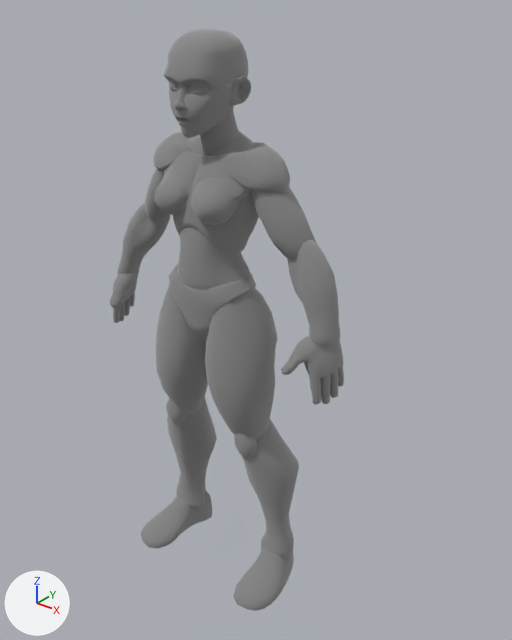
Before and after pictures for a commit that changed the FBX model server-file/public/models/characters/HUMAN_FEMALE/HUMAN_FEMALE.fbx.
Camera for both pictures: a camera (50 mm lens) standing at (1.71, -1.9, 2.42) and looking at (0.11, 0.1, 1.18). The axes (+X, +Y, +Z) are drawn at lower left. The lights are the same throughout.

The first picture shows 'HumanFemale'.
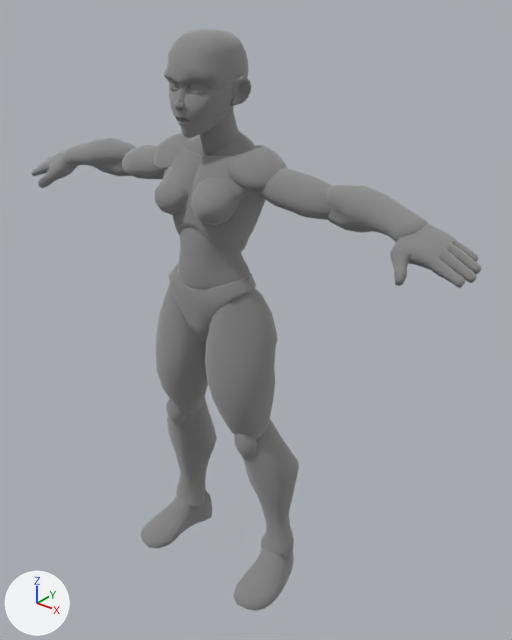
Changed parts and their boxes (x1, y1, x2, y2) in the pictures (512 x 640 px; the box of a moved part takes in the faces that stretch with it):
'HumanFemale', reshaped (92% wider): before (110, 29, 344, 611); after (31, 29, 481, 611)
part 1 of me_humanfemale, moved or reshaped: before (117, 203, 170, 275); after (63, 138, 137, 176)
part 2 of me_humanfemale, moved or reshaped: before (110, 270, 139, 323); after (31, 150, 79, 188)
part 3 of me_humanfemale, moved or reshaped: before (287, 240, 340, 347); after (325, 185, 428, 242)
part 4 of me_humanfemale, moved or reshaped: before (281, 336, 344, 404); after (390, 224, 481, 288)
part 5 of me_humanfemale, moved or reshaped: before (145, 132, 316, 260); after (122, 133, 333, 220)

Diff of the bpy script that builds the scene:
```diff
--- a/server-file/public/models/characters/HUMAN_FEMALE/HUMAN_FEMALE.fbx.py
+++ b/server-file/public/models/characters/HUMAN_FEMALE/HUMAN_FEMALE.fbx.py
@@ me_humanfemale @@
 # used by ob_humanfemale; location = (0.0, 0.0, 0.0)
-me_humanfemale.from_pydata(...)  # 6684 vertices, 6652 faces; spans x -0.57..0.57, y -0.23..0.18, z 0.0..2.26
+me_humanfemale.from_pydata(...)  # 6704 vertices, 6672 faces; spans x -1.03..1.03, y -0.23..0.18, z 0.0..2.26
+# me_humanfemale part 1: the loose piece of 210 vertices spanning x -0.55..-0.31, y -0.07..0.11, z 1.24..1.6 is turned 59.6 degrees about the y axis through its middle, then moved by (-0.21, 0.0, 0.31)
+# me_humanfemale part 2: the loose piece of 576 vertices spanning x -0.57..-0.43, y -0.17..0.05, z 1.03..1.29 is turned 59.6 degrees about the y axis through its middle, then moved by (-0.39, 0.0, 0.5)
+# me_humanfemale part 3: the loose piece of 210 vertices spanning x 0.31..0.55, y -0.07..0.11, z 1.24..1.6 is turned -59.6 degrees about the y axis through its middle, then moved by (0.21, 0.0, 0.31)
+# me_humanfemale part 4: the loose piece of 576 vertices spanning x 0.43..0.57, y -0.17..0.05, z 1.03..1.29 is turned -59.6 degrees about the y axis through its middle, then moved by (0.39, 0.0, 0.5)
+# me_humanfemale part 5: 161 vertices moved within x -0.3..0.3, y -0.08..0.13, z 1.26..1.89; 394 vertices removed from x -0.4..0.4, y -0.05..0.12, z 1.5..1.81; 414 vertices added at x -0.53..0.53, y -0.05..0.12, z 1.17..1.83
 me_humanfemale.materials.append(mat_humanfemale)
```
